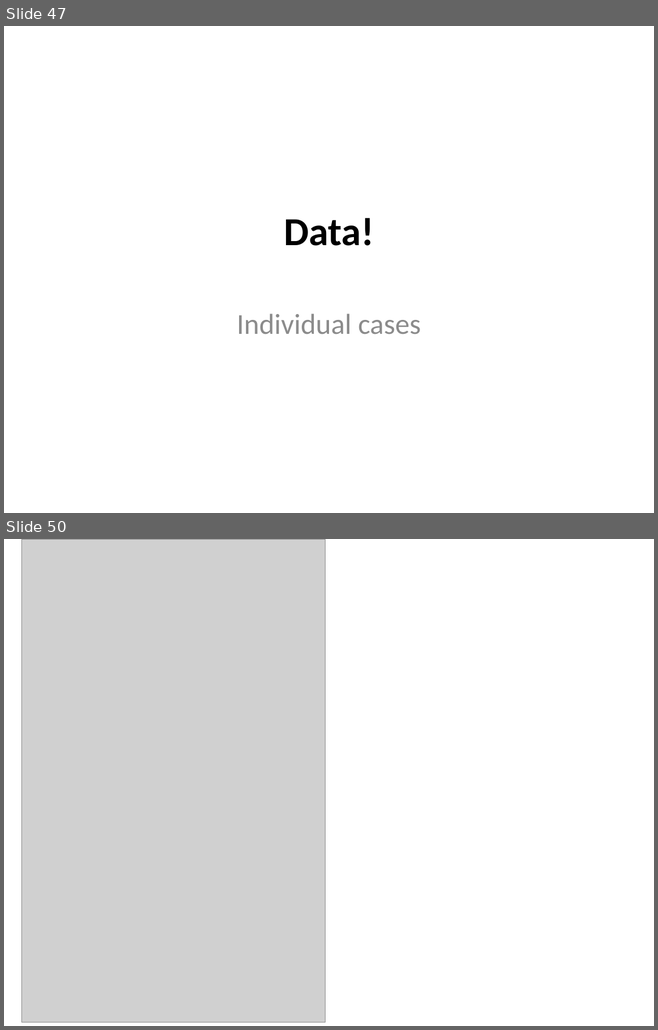
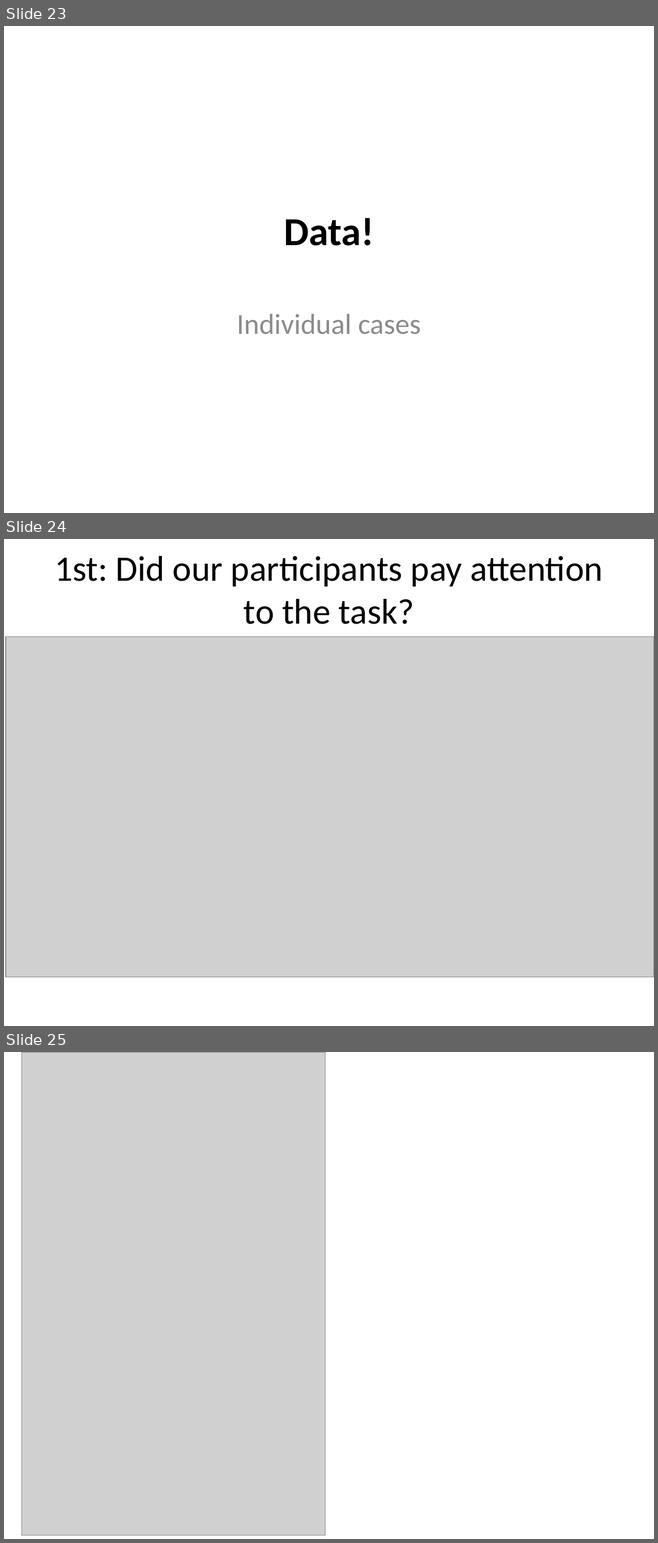
Before and after one commit to Adrifelcha/Adrifelcha, a slide deck: Tesis/Presentaciones/Felisa - Michael Lee.pptx. Shown one above the other, each under a label of ours: slides 47 and 50 before the commit, slides 23, 24 and 25 after it; the slides between them are not shown. The pictures are 658x1030 and 658x1543 pixels, drawn with LibreOffice and Linux fonts; fonts in the diff are those of the drawing; grey boxes stand for pictures. Boxes give left, top, right and bottom in pixels: in the first picture for what was removed or moved away, otherwise in the second. Text is boxed around its words. In the diff, an @@ line names an element or a change of style, - is before the commit and + after.

```diff
--- a/Tesis/Presentaciones/Felisa - Michael Lee.pptx
+++ b/Tesis/Presentaciones/Felisa - Michael Lee.pptx
@@ slide 24 added at (4,539,654,1026), background #FFFFFF @@
@@ title added at (54,556,603,624), 39.6 pt, text #000000 @@
+1st: Did our participants pay attention to the task?
@@ picture added at (6,636,654,977) @@
@@ what was slide 47 is now slide 23 @@
@@ what was slide 50 is now slide 25 @@
```
Also in this commit, not shown: 2 slides changed, 30 slides removed, 6 other files.
